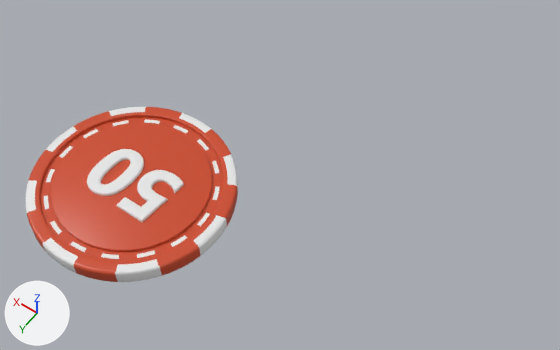
What one commit did to the glTF model chips/50.glb.
One viewpoint serves both versions: a 50 mm camera at (-0.0678, 0.1989, 0.2406) aimed at (0.0413, 0.0461, 0.0006). Every picture has the same lights, and +X, +Y and +Z are marked at lower left. The older version comes first.
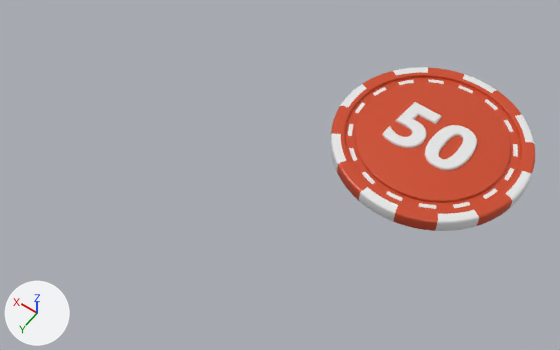
Boxes [x1, y1, x2, y2] around the edits, measured in the pictures (560 x 350 px):
```json
{"object": "Object_29", "change": "moved", "before": [27, 107, 238, 282], "after": [331, 67, 535, 231]}
{"object": "Object_30", "change": "moved", "before": [25, 107, 238, 282], "after": [331, 67, 534, 231]}
{"object": "Object_31", "change": "moved", "before": [87, 149, 184, 222], "after": [382, 102, 477, 170]}
```

The change, as JSON lines over the scene's bpy script:
```json
{"op": "set", "path": "ob_object_29.parent", "old": "ob_50_5", "new": "ob_50"}
{"op": "set", "path": "ob_object_30.parent", "old": "ob_50_5", "new": "ob_50"}
{"op": "set", "path": "ob_object_31.parent", "old": "ob_50_5", "new": "ob_50"}
{"op": "add", "block": "ob_50", "code": ["ob_50 = bpy.data.objects.new('50', None)", "ob_50.parent = ob_scene", "ob_50.location = (0.0, 0.0, 0.00371)", "ob_50.rotation_euler = (0.014, -0.000301, 3.101)  # degrees (0.8, 0, 178)", "ob_50.scale = (0.334, 0.334, 0.334)"]}
{"op": "add", "block": "ob_scene", "code": ["ob_scene = bpy.data.objects.new('Scene', None)", "ob_scene.location = (0.0, 0.0, 0.0)"]}
```
